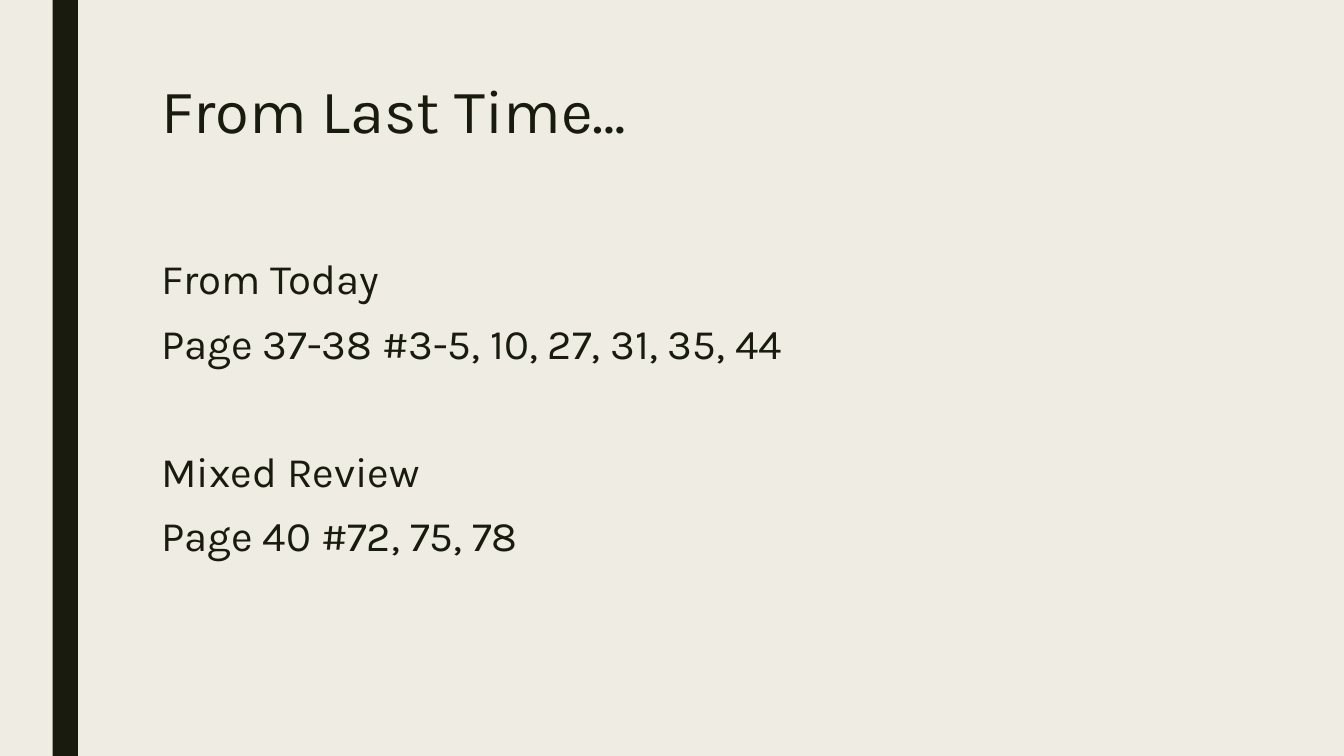
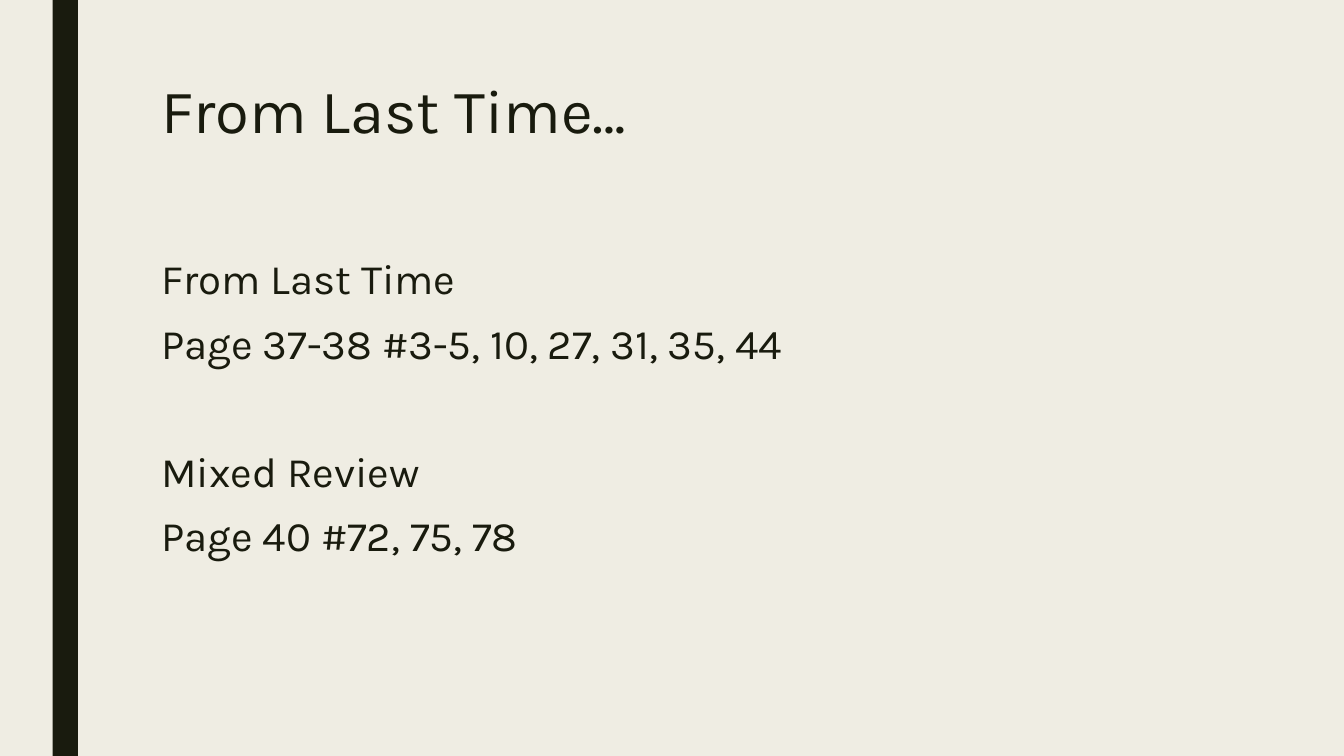
Before and after one commit to codecuddy/algebra_3-4, a slide deck: slide 2 of _PowerPoints/1st Semester/Unit 1 Linear Relations/Algebra3_Day_009 1.5 Solving Inequalities Day 2 with Quiz.pptx. Drawn at 1344x756 pixels with LibreOffice and Linux fonts; fonts in the diff are those of the drawing. Boxes give left, top, right and bottom in pixels: in the first picture for what was removed or moved away, otherwise in the second. Text is boxed around its words. In the diff, an @@ line names an element or a change of style, - is before the commit and + after.

```diff
--- a/_PowerPoints/1st Semester/Unit 1 Linear Relations/Algebra3_Day_009 1.5 Solving Inequalities Day 2 with Quiz.pptx
+++ b/_PowerPoints/1st Semester/Unit 1 Linear Relations/Algebra3_Day_009 1.5 Solving Inequalities Day 2 with Quiz.pptx
@@ text at (x1=161, y1=265, x2=455, y2=295): text changed @@
-From Today
+From Last Time
```
Also in this commit, not shown: 1 other slide changed, 37 other files.
